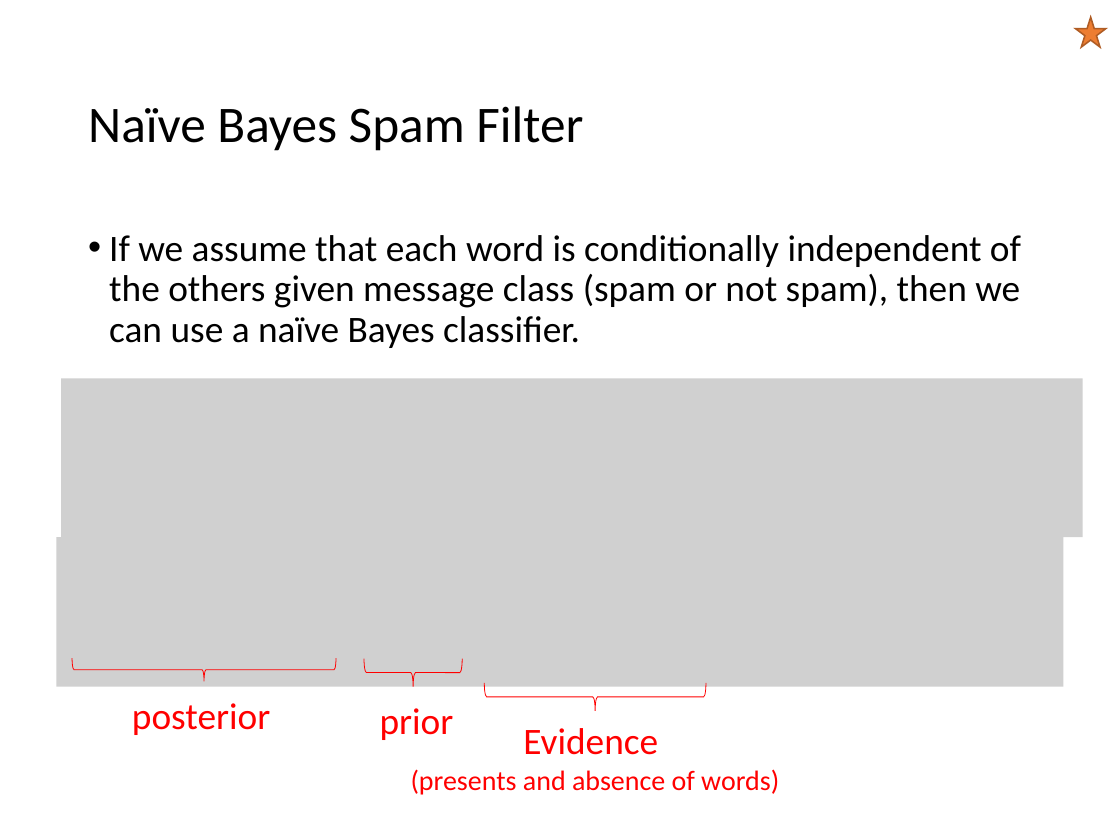
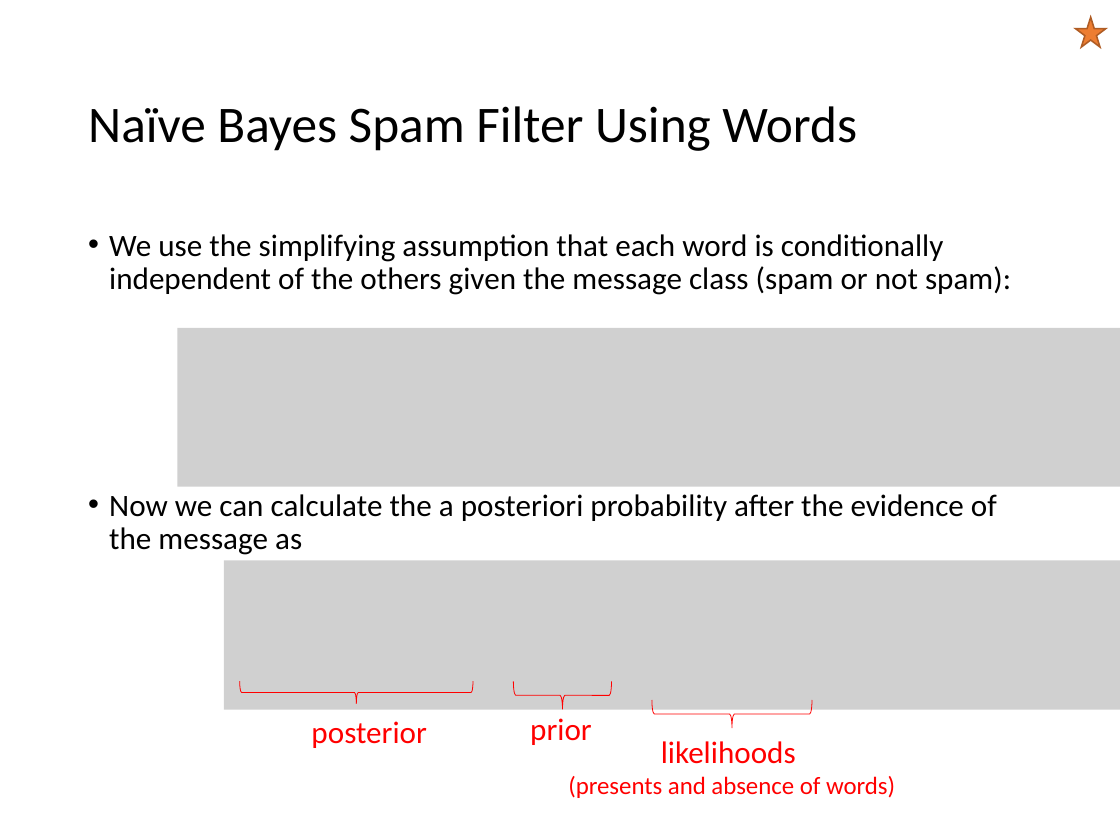
Before and after one commit to mhahsler/CS7320-AI, a slide deck: slide 38 of slides/12_uncertainty.pptx. Drawn at 1120x840 pixels with LibreOffice and Linux fonts; fonts in the diff are those of the drawing; grey boxes stand for pictures. Boxes give left, top, right and bottom in pixels: in the first picture for what was removed or moved away, otherwise in the second. Text is boxed around its words. In the diff, an @@ line names an element or a change of style, - is before the commit and + after.

Commit message:
simplified Naive Bayes' classifier.

```diff
--- a/slides/12_uncertainty.pptx
+++ b/slides/12_uncertainty.pptx
@@ title at bbox=[88, 106, 857, 151]: text changed @@
-Naïve Bayes Spam Filter
+Naïve Bayes Spam Filter Using Words
@@ text at bbox=[109, 234, 1011, 555]: text changed; size 24 to 20 pt @@
-• If we assume that each word is conditionally independent of the others given message class (spam or not spam), then we can use a naïve Bayes classifier.
+• We use the simplifying assumption that each word is conditionally independent of the others given the message class (spam or not spam):
+• Now we can calculate the a posteriori probability after the evidence of the message as
@@ picture: place and size @@
-picture at bbox=[62, 379, 1083, 538]
+picture at bbox=[177, 328, 1120, 487]
@@ picture: place and size @@
-picture at bbox=[56, 538, 1063, 687]
+picture at bbox=[224, 560, 1120, 709]
@@ right brace: place and size @@
-right brace at bbox=[72, 658, 337, 682]
+right brace at bbox=[240, 681, 473, 703]
@@ right brace: place and size @@
-right brace at bbox=[363, 659, 462, 687]
+right brace at bbox=[514, 682, 612, 710]
@@ text "posterior" at bbox=[311, 721, 426, 748]: size 24 to 20 pt @@
@@ text "posterior": place and size @@
-text "posterior" at bbox=[132, 703, 270, 735]
+text "posterior" at bbox=[311, 721, 426, 748]
@@ text "prior": place and size @@
-text "prior" at bbox=[380, 708, 454, 740]
+text "prior" at bbox=[530, 718, 592, 745]
@@ text "prior" at bbox=[530, 718, 592, 745]: size 24 to 20 pt @@
@@ right brace: place and size @@
-right brace at bbox=[484, 683, 706, 711]
+right brace at bbox=[652, 700, 812, 728]
@@ text at bbox=[568, 741, 895, 798]: text changed; size 18 to 16 pt @@
-Evidence
-(presents and absence of words)
+likelihoods
+(presents and absence of words)
```
Also in this commit, not shown: 5 other slides changed, 2 slides added, 5 slides removed, 1 other file.
